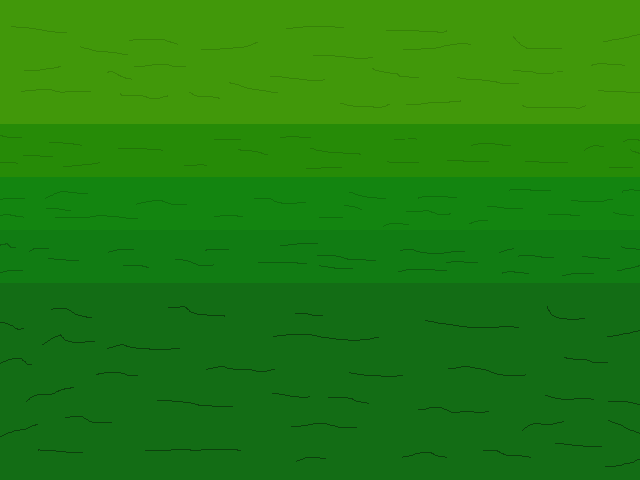
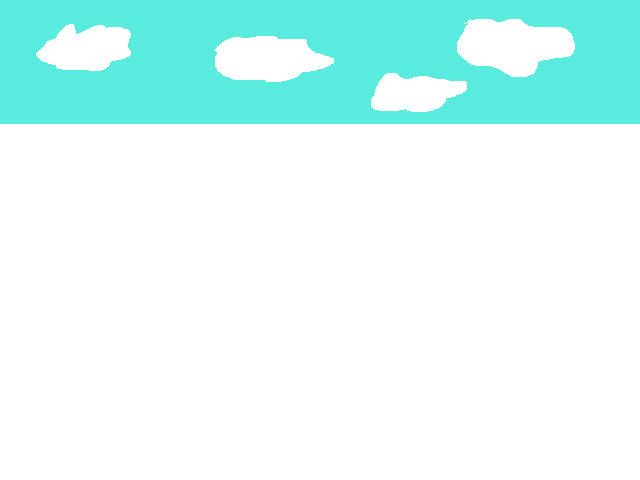
Revision of a layered 640×480 image; what changed, layer by layer:
renamed "Background" to "Layer 18", moved it above "Layer 17", painted on it over 0, 0, 640, 480
hid "Layer 16 copy 2" over 0, 124, 640, 177
hid "Layer 16 copy" over 0, 177, 640, 230
hid "Layer 16" over 0, 230, 640, 283
hid "Layer 12" over 0, 283, 640, 480
